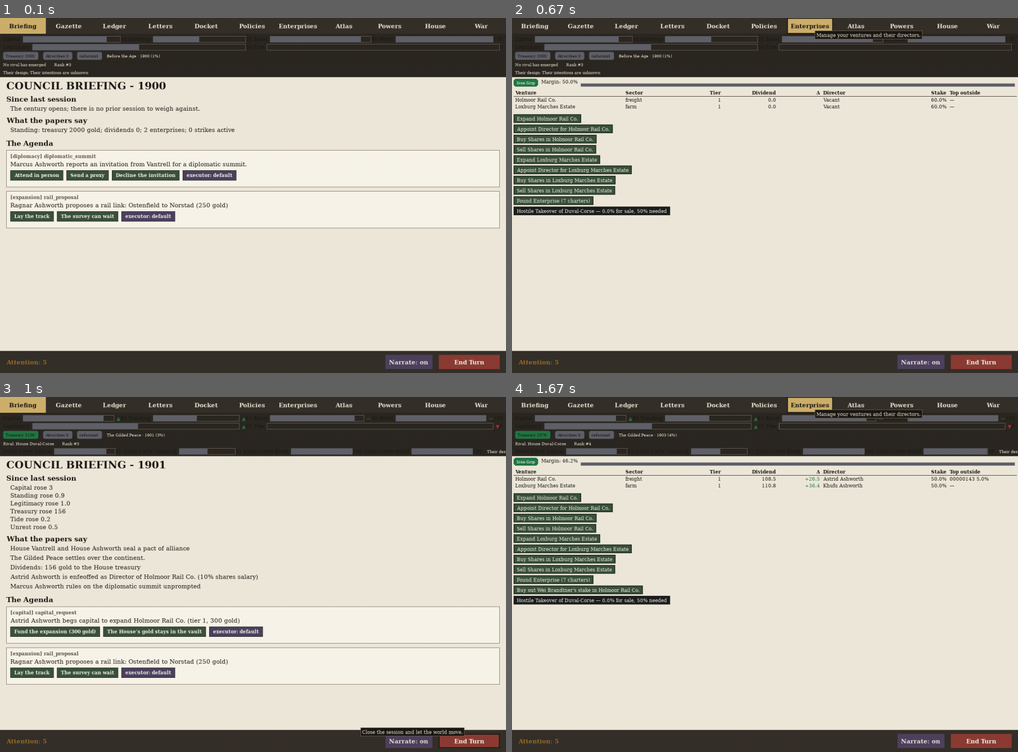
Above: before the commit, frames 1-4 (two rows, left to right).
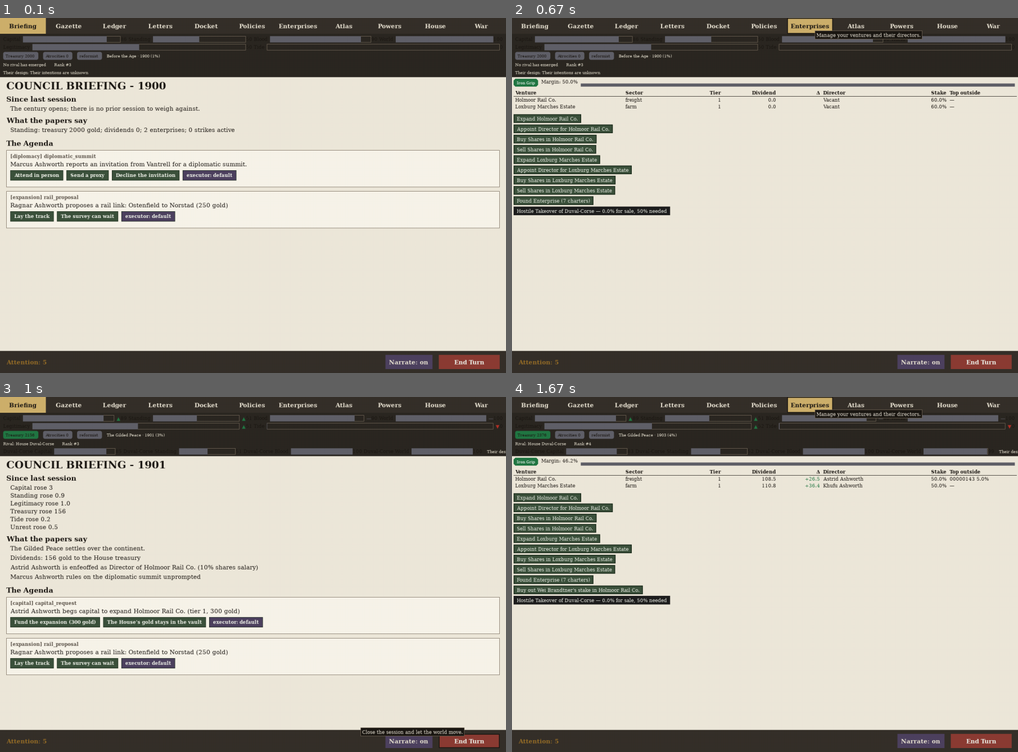
Above: after the commit, the same moments.

Repository: civersen222/Guilded-Age
Game: pygame game, started from gilded/__main__.py
Two runs of this game, one before a commit and one after it. Both use one fixed random seed, a clock stepped at 60 frames per second and the inputs below.
Inputs:
- Up to frame 1 (0.1 s): no input
- Up to frame 2 (0.67 s): click "Enterprises" at 0.38 s
- Up to frame 3 (1 s): click "End Turn" at 0.72 s
- Up to frame 4 (1.67 s): click "End Turn" at 1.05 s; click "Enterprises" at 1.38 s

Frames 1-2 are identical in both runs. In frame 3, 8.4% of the frame differs, in the area x 1-99%, y 41-82%; in frame 4, nothing differs.

Commit message:
S14B: seal natural pacts only after the founding era (turn 12) so the gate's constructed pact finds a fresh world; pact_seen_wars keyed by stable war identity so saves round-trip deterministically

Diff:
--- a/gilded/pacts.py
+++ b/gilded/pacts.py
@@ -18,6 +18,10 @@
 MAX_PACTS = 8
 MAX_PACTS_PER_HOUSE = 2
 CALL_TO_ARMS_DEADLINE = 3
+# A founding bond does not ripen into a binding pact during the founding era
+# itself: the Houses must have had time to prove the bond. Natural sealing
+# therefore begins only from this turn on.
+SEAL_AFTER_TURN = 12
 
 
 @dataclass
@@ -107,9 +111,12 @@
     seen = getattr(game, "pact_seen_wars", None)
     if seen is None:
         seen = game.pact_seen_wars = set()
-    if id(war) in seen:
+    # A stable key: id(war) changes after a save/load round-trip and the
+    # loaded game would re-pledge wars, consuming RNG differently.
+    key = (war.aggressor, war.defender, war.started_turn)
+    if key in seen:
         return msgs
-    seen.add(id(war))
+    seen.add(key)
     for ally in sorted(allies_of(game, war.defender)):
         if ally in game.houses[war.defender].at_war_with:
             continue
@@ -132,29 +139,29 @@
     A pledged House either joins its ally's war or records a refusal in the
     log naming both it and the aggressor it declined to face."""
     msgs: List[str] = []
-    marriages = getattr(game, "marriages", MarriageView()).marriages
-    contracts = getattr(game, "marriages", MarriageView()).contracts
-    seen_pairs: set = set()
-    for ca, ha, cb, hb in marriages:
-        if ha == hb:
-            continue
-        # The FOUNDBING marriage of a pair is its earliest one (marriages is
-        # chronological). A pact is SCARCE: it seals only when that founding
-        # bond carries a BOARD SEAT — a founding political alliance, not a
-        # later renewal wedding. This keeps pacts a handful per century rather
-        # than the majority of pairs, and leaves houses whose first wedding was
-        # a plain alliance free to make war.
-        pair_key = (ha, hb) if ha < hb else (hb, ha)
-        if pair_key in seen_pairs:
-            continue
-        seen_pairs.add(pair_key)
-        ckey = (ca, cb) if (ca, cb) in contracts else (cb, ca)
-        contract = contracts.get(ckey)
-        if contract is None or not contract.board_seat:
-            continue
-        msg = form_pact(game, ha, hb)
-        if msg:
-            msgs.append(msg)
+    if game.turn > SEAL_AFTER_TURN:
+        marriages = getattr(game, "marriages", MarriageView()).marriages
+        contracts = getattr(game, "marriages", MarriageView()).contracts
+        seen_pairs: set = set()
+        for ca, ha, cb, hb in marriages:
+            if ha == hb:
+                continue
+            # The FOUNDBING marriage of a pair is its earliest one (marriages
+            # is chronological). A pact is SCARCE: it seals only when that
+            # founding bond carries an ALLIANCE — a deliberate political tie,
+            # not a plain marriage. The caps are the scarcity: not every
+            # allied pair gets a seat.
+            pair_key = (ha, hb) if ha < hb else (hb, ha)
+            if pair_key in seen_pairs:
+                continue
+            seen_pairs.add(pair_key)
+            ckey = (ca, cb) if (ca, cb) in contracts else (cb, ca)
+            contract = contracts.get(ckey)
+            if contract is None or not contract.alliance:
+                continue
+            msg = form_pact(game, ha, hb)
+            if msg:
+                msgs.append(msg)
     # A war can open by any path (a docket motion, a constructed test world) -
     # the call to arms must not depend on the opener having wired
     # call_to_arms: any war that stands but has never been seen by the pact
@@ -164,7 +171,7 @@
         seen = game.pact_seen_wars = set()
     for war in list(game.wars):
         msgs.extend(call_to_arms(game, war))
-    for house in sorted(list(game.pact_pledges)):
+    for house in sorted(list(getattr(game, "pact_pledges", {}))):
         war, deadline = game.pact_pledges[house]
         if war not in game.wars:
             del game.pact_pledges[house]
